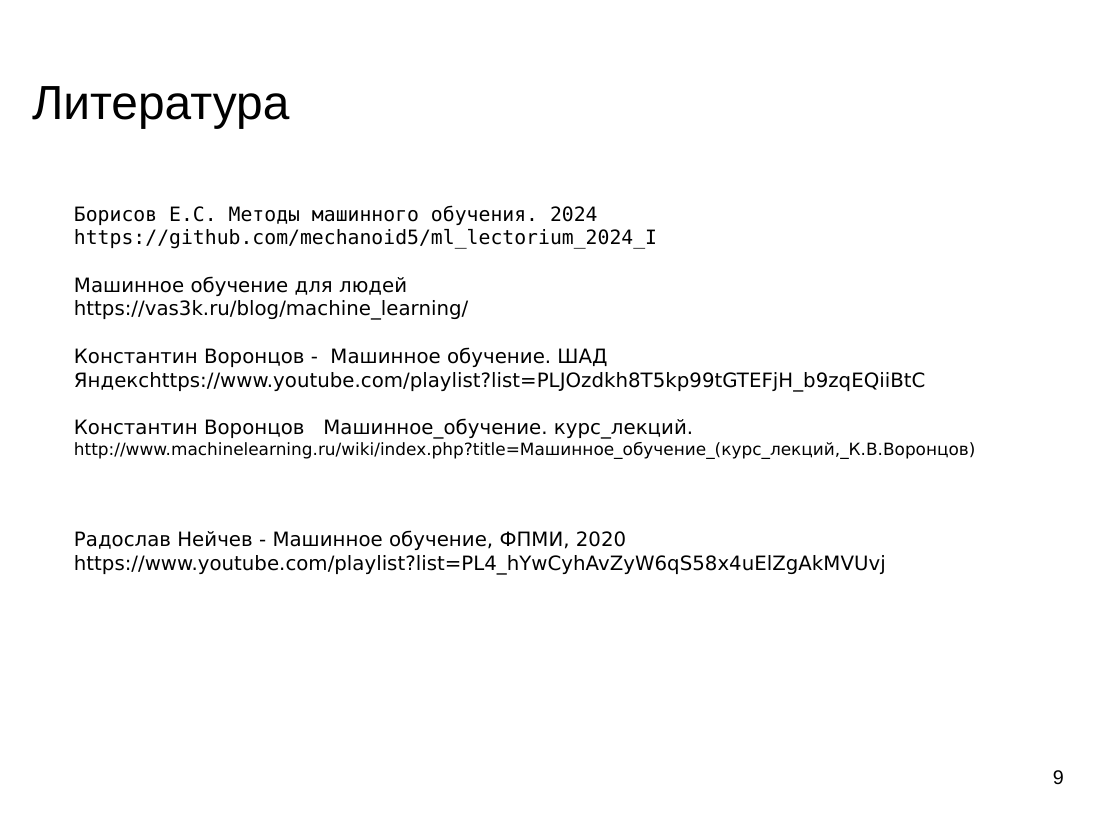
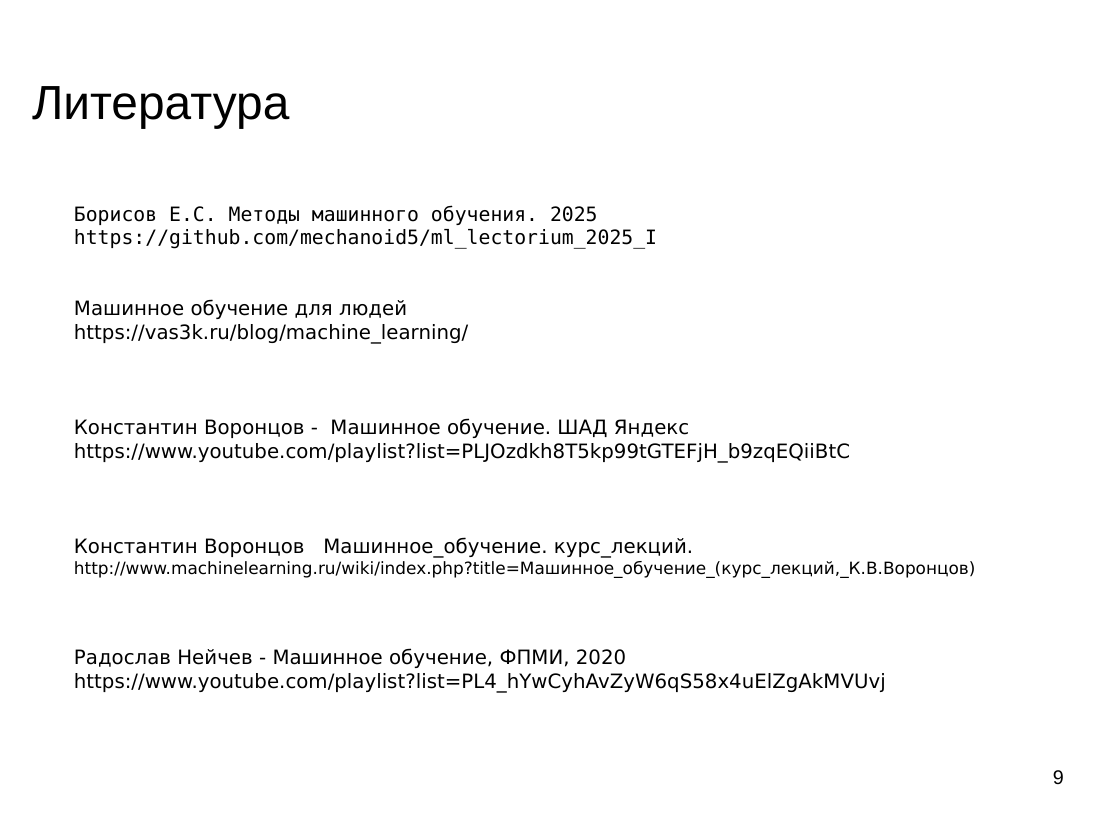
Before and after one commit to mechanoid5/ml_lectorium_2025_I, a slide deck: slide 9 of 03-ml-basic.odp. Drawn at 1120x840 pixels with LibreOffice and Linux fonts; fonts in the diff are those of the drawing; background and template pictures are left out. Boxes give left, top, right and bottom in pixels: in the first picture for what was removed or moved away, otherwise in the second. Text is boxed around its words. In the diff, an @@ line names an element or a change of style, - is before the commit and + after.

```diff
--- a/03-ml-basic.odp
+++ b/03-ml-basic.odp
@@ text at box(74, 205, 657, 249): text changed @@
-Борисов Е.С. Методы машинного обучения. 2024
-https://github.com/mechanoid5/ml_lectorium_2024_I
+Борисов Е.С. Методы машинного обучения. 2025
+https://github.com/mechanoid5/ml_lectorium_2025_I
@@ text at box(74, 418, 850, 463): text changed @@
-Константин Воронцов - Машинное обучение. ШАД Яндексhttps://www.youtube.com/playlist?list=PLJOzdkh8T5kp99tGTEFjH_b9zqEQiiBtC
+Константин Воронцов - Машинное обучение. ШАД Яндекс
+https://www.youtube.com/playlist?list=PLJOzdkh8T5kp99tGTEFjH_b9zqEQiiBtC
```
Also in this commit, not shown: 36 other files.
